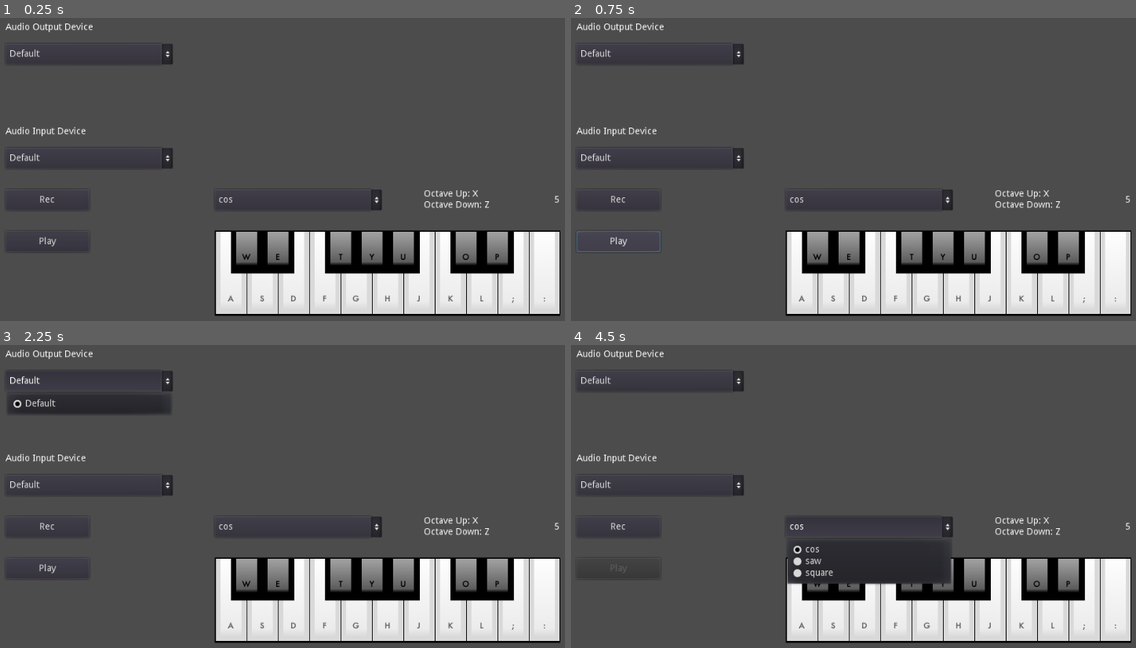
Above: before the commit, frames 1-4 (two rows, left to right).
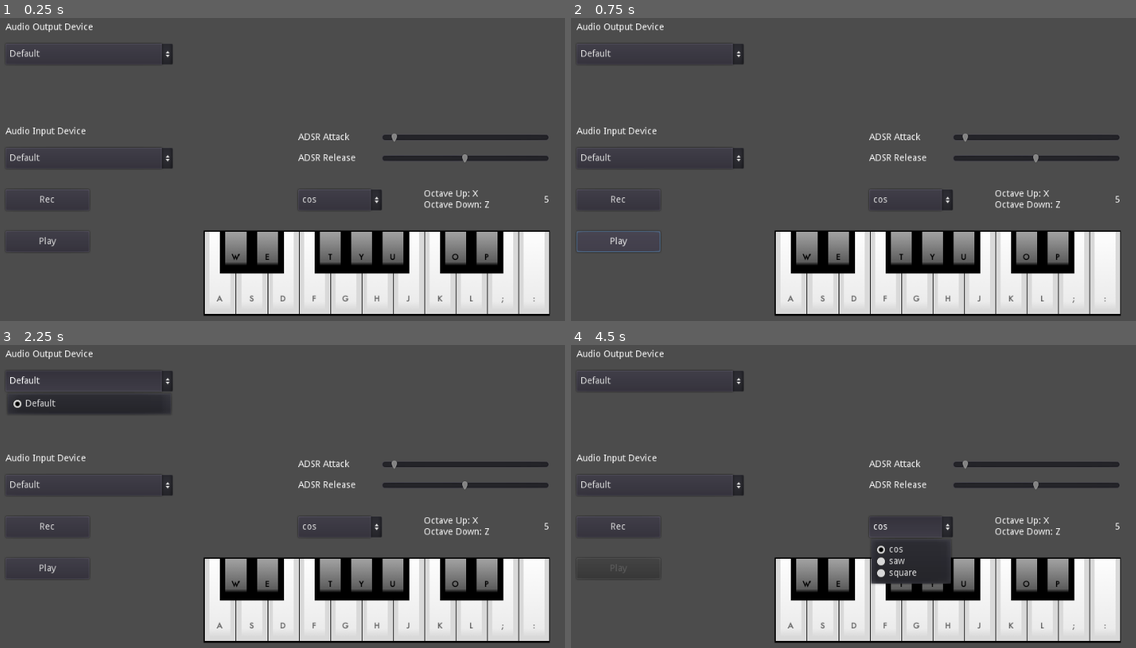
Above: after the commit, the same moments.

Repository: MizunagiKB/audiodevice_demo
Game: Godot game, scene res://main.tscn
Two runs of this game, one before a commit and one after it. Both use one fixed random seed, a clock stepped at 60 frames per second and the inputs below.
Inputs:
- Up to frame 1 (0.25 s): no input
- Up to frame 2 (0.75 s): click "Play" at 0.5 s
- Up to frame 3 (2.25 s): click "Play" at 1.25 s; click "Default" at 2 s
- Up to frame 4 (4.5 s): click "Default" at 2.75 s; click "Rec" at 3.5 s; click "cos" at 4.25 s

The runs differ from the first frame. In frame 1, 9.2% of the frame differs, in the area x 35-100%, y 37-99%; in frame 2, 9.2%; in frame 3, 9.2%; in frame 4, 9.7%.

Commit message:
Separate synth module

Diff:
--- /dev/null
+++ b/proj/class/sandbox.gd
@@ -0,0 +1,40 @@
+extends Control
+
+
+# Declare member variables here. Examples:
+# var a = 2
+# var b = "text"
+
+
+class CTest:
+    var value_1: int = 0
+    var value_2: String = ""
+    var ary_test: PoolVector2Array = PoolVector2Array()
+
+    func _init():
+        self.ary_test.resize(8)
+
+
+# Called when the node enters the scene tree for the first time.
+func _ready():
+    pass
+
+
+# Called every frame. 'delta' is the elapsed time since the previous frame.
+func test(o: CTest):
+
+    o.value_1 += 32
+    o.ary_test[0].x = 33
+    o.ary_test[0].y = 66
+
+
+func _process(delta):
+
+    var o_test: CTest = CTest.new()
+
+    o_test.value_1 = 11
+
+    test(o_test)
+
+    print(o_test.value_1)
+    print(o_test.ary_test[0])
--- /dev/null
+++ b/proj/class/sandbox.tscn
@@ -0,0 +1,11 @@
+[gd_scene load_steps=2 format=2]
+
+[ext_resource path="res://class/sandbox.gd" type="Script" id=1]
+
+[node name="sandbox" type="Control"]
+anchor_right = 1.0
+anchor_bottom = 1.0
+script = ExtResource( 1 )
+__meta__ = {
+"_edit_use_anchors_": false
+}
--- /dev/null
+++ b/proj/class/synth.gd
@@ -0,0 +1,175 @@
+extends Node
+class_name CMiniSynth
+
+
+const BASE_FREQ: float = 440.0
+const CENTER_NOTE: int = 69
+const NOTE_RANGE = 128
+const VOLUME = 0.25
+
+
+enum E_NOTE_STATUS {
+    KON_TRIG,
+    KON_KEEP,
+    KOF
+}
+
+enum E_TONE {
+    COS,
+    SAW,
+    SQUARE
+}
+
+enum E_OCTAVE_ORDER {
+    INC,
+    DEC
+}
+
+var adsr_atk: float = 0.1
+var adsr_rel: float = 0.5
+var tone_curr: int = 0
+var octave_curr: int = 5
+var list_note_status: Array = []
+
+
+class CAudioBuffer:
+
+    var buffer: PoolVector2Array = PoolVector2Array()
+
+    func resize(new_size: int) -> void:
+        self.buffer.resize(new_size)
+
+
+class CGenerator:
+    func generate(deg: float) -> float:
+        return 0.0
+
+class CGeneratorCos:
+    extends CGenerator
+    func generate(deg: float) -> float:
+        return cos(deg2rad(deg))
+
+class CGeneratorSaw:
+    extends CGenerator
+    func generate(deg: float) -> float:
+        return (((int(deg) % 180) / 180.0) - 0.5) * 2
+
+class CGeneratorSquare:
+    extends CGenerator
+    func generate(deg: float) -> float:
+        var v = (((int(deg) % 180) / 180.0) - 0.5) * 2
+        if v > 0:
+            v = 1.0
+        else:
+            v = -1.0
+        return v
+
+
+class CSynth:
+
+    var e_status: int = E_NOTE_STATUS.KOF
+    var note: int = 0
+    var step: int = 0
+    var elapse_time: float = 0.0
+    var release_time: float = 9999.0
+
+    var attack: float = 0.2
+    var release: float = 0.5
+
+    func _init(new_note: int):
+        self.note = new_note
+
+    func calc():
+        if self.e_status == E_NOTE_STATUS.KOF:
+            return 1.0 - min(self.release_time / self.release, 1.0)
+        else:
+            return min(self.elapse_time / self.attack, 1.0)
+
+    func kon():
+        if self.e_status == E_NOTE_STATUS.KOF:
+            self.e_status = E_NOTE_STATUS.KON_TRIG
+            self.release_time = 0.0
+            self.elapse_time = 0.0
+            self.step = 0
+
+    func kof():
+        self.e_status = E_NOTE_STATUS.KOF
+
+    func update(dtime: float, buf: CAudioBuffer, o_generator: CGenerator) -> void:
+
+        if self.e_status == E_NOTE_STATUS.KOF:
+            if self.release_time > self.release:
+                return
+            else:
+                self.release_time += dtime
+
+        elif self.e_status == E_NOTE_STATUS.KON_TRIG:
+            self.e_status = E_NOTE_STATUS.KON_KEEP
+
+        var freq: float = BASE_FREQ * pow(2, (self.note - CENTER_NOTE) / 12.0)
+        var deg: float = (360.0 / 44000.0) * freq
+
+        var v: float = 0.0
+        for n in range(buf.buffer.size()):
+            # var s = self.step + (cos(deg * self.step / 2000) * 90)
+            v = o_generator.generate(deg * self.step)
+            v *= self.calc()
+            v *= VOLUME
+            buf.buffer[n] += Vector2(v, v)
+            self.step += 1
+
+        self.elapse_time += dtime
+
+
+func write_note_status(note_v: int, note_trig: bool) -> void:
+
+    var target_note: int = (octave_curr * 12) + note_v
+
+    assert(target_note > -1)
+    assert(target_note < 128)
+
+    if note_trig == true:
+        list_note_status[target_note].kon()
+    else:
+        list_note_status[target_note].kof()
+
+
+func change_octave(e_octave_order: int) -> void:
+
+    for o in list_note_status:
+        var o_synth: CSynth = o
+        if o_synth.e_status != E_NOTE_STATUS.KOF:
+            return
+
+    match e_octave_order:
+        E_OCTAVE_ORDER.INC:
+            octave_curr += 1
+        E_OCTAVE_ORDER.DEC:
+            octave_curr -= 1
+
+    octave_curr = clamp(octave_curr, -1, 6)
+
+
+func update(dtime: float, buf: CAudioBuffer):
+
+    var o_generator: CGenerator = null
+
+    match tone_curr:
+        E_TONE.COS:
+            o_generator = CGeneratorCos.new()
+        E_TONE.SAW:
+            o_generator = CGeneratorSaw.new()
+        E_TONE.SQUARE:
+            o_generator = CGeneratorSquare.new()
+
+    for o in list_note_status:
+        var o_synth: CSynth = o
+        o_synth.attack = adsr_atk
+        o_synth.release = adsr_rel
+        o_synth.update(dtime, buf, o_generator)
+
+
+func _init():
+
+    for n in range(NOTE_RANGE):
+        list_note_status.append(CSynth.new(n))
--- /dev/null
+++ b/proj/class/synth.tscn
@@ -0,0 +1,6 @@
+[gd_scene load_steps=2 format=2]
+
+[ext_resource path="res://class/synth.gd" type="Script" id=1]
+
+[node name="synth" type="Node"]
+script = ExtResource( 1 )
--- a/proj/main.gd
+++ b/proj/main.gd
@@ -1,124 +1,12 @@
 extends Control
 
-
-const BASE_FREQ: float = 440.0
-const CENTER_NOTE: int = 69
-const NOTE_RANGE = 128
-const VOLUME = 0.25
-
-enum E_NOTE_STATUS {
-    KON_TRIG,
-    KON_KEEP,
-    KOF
-}
-
-enum E_TONE {
-    COS,
-    SAW,
-    SQUARE
-}
-
-enum E_OCTAVE_ORDER {
-    INC,
-    DEC
-}
-
-var list_note_status: Array = []
-var octave_curr: int = 5
-var tone_curr: int = 0
-
-
-class CNote:
-
-    var e_status = E_NOTE_STATUS.KOF
-    var step: int = 0
-    var note: int = 0
-
-    func _init(new_note: int):
-        self.note = new_note
-
-    func kon():
-        self.e_status = E_NOTE_STATUS.KON_TRIG
-
-    func kof():
-        self.e_status = E_NOTE_STATUS.KOF
-        self.step = 0
-
-    func gen_cos(r: float) -> float:
-        return cos(deg2rad(r))
-
-    func gen_saw(r: float) -> float:
-        var v = (((int(r) % 180) / 180.0) - 0.5) * 2
-
-        return v
-
-    func gen_square(r: float) -> float:
-        var v = (((int(r) % 180) / 180.0) - 0.5) * 2
-        if v > 0:
-            v = 1
-        else:
-            v = -1
-        return v
-
-    func update(tone: int, w_buffer: PoolVector2Array) -> PoolVector2Array:
-
-        if self.e_status == E_NOTE_STATUS.KOF:
-            return w_buffer
-        elif self.e_status == E_NOTE_STATUS.KON_TRIG:
-            self.e_status = E_NOTE_STATUS.KON_KEEP
-
-        var freq: float = BASE_FREQ * pow(2, (self.note - CENTER_NOTE) / 12.0)
-
-        freq = (360.0 / 44000.0) * freq
-
-        var v: float = 0.0
-        for n in range(w_buffer.size()):
-            match tone:
-                E_TONE.COS:
-                    v = gen_cos(freq * step)
-                E_TONE.SAW:
-                    v = gen_saw(freq * step)
-                E_TONE.SQUARE:
-                    v = gen_square(freq * step)
-            w_buffer[n] += Vector2(v * VOLUME, v * VOLUME)
-            self.step += 1
-
-        return w_buffer
 
 
 var stream_playback: AudioStreamGeneratorPlayback = null
 var mic_device: AudioEffectRecord = null
 var recording_data: AudioStreamSample = null
 
-
-func write_note_status(note_v: int, note_trig: bool) -> void:
-
-    var e_status = E_NOTE_STATUS.KOF
-    var target_note: int = (octave_curr * 12) + note_v
-
-    assert(target_note > -1)
-    assert(target_note < 128)
-
-    if note_trig == true:
-        list_note_status[target_note].kon()
-    else:
-        list_note_status[target_note].kof()
-
-
-func change_octave(e_octave_order: int) -> void:
-
-    for o in list_note_status:
-        var o_note: CNote = o
-        if o_note.e_status != E_NOTE_STATUS.KOF:
-            return
-
-    match e_octave_order:
-        E_OCTAVE_ORDER.INC:
-            octave_curr += 1
-        E_OCTAVE_ORDER.DEC:
-            octave_curr -= 1
-
-    octave_curr = clamp(octave_curr, -1, 6)
+var o_synth: CMiniSynth
 
 
 func _ready():
@@ -135,13 +23,15 @@
         $btn_audio_i.add_item(list_item[idx], idx)
     $btn_audio_i.select(0)
 
-    for n in range(NOTE_RANGE):
-        list_note_status.append(CNote.new(n))
-
     stream_playback = $stream_player.get_stream_playback()
 
     var idx = AudioServer.get_bus_index("Record")
     mic_device = AudioServer.get_bus_effect(idx, 0)
+
+    o_synth = CMiniSynth.new()
+
+    o_synth.adsr_atk = $slider_atk.value
+    o_synth.adsr_rel = $slider_rel.value
 
     $stream_player.play()
 
@@ -150,46 +40,43 @@
 
     if event is InputEventKey:
         match event.scancode:
-            KEY_A: write_note_status(0, event.pressed)
-            KEY_W: write_note_status(1, event.pressed)
-            KEY_S: write_note_status(2, event.pressed)
-            KEY_E: write_note_status(3, event.pressed)
-            KEY_D: write_note_status(4, event.pressed)
-            KEY_F: write_note_status(5, event.pressed)
-            KEY_T: write_note_status(6, event.pressed)
-            KEY_G: write_note_status(7, event.pressed)
-            KEY_Y: write_note_status(8, event.pressed)
-            KEY_H: write_note_status(9, event.pressed)
-            KEY_U: write_note_status(10, event.pressed)
-            KEY_J: write_note_status(11, event.pressed)
-            KEY_K: write_note_status(12, event.pressed)
-            KEY_O: write_note_status(13, event.pressed)
-            KEY_L: write_note_status(14, event.pressed)
-            KEY_P: write_note_status(15, event.pressed)
-            KEY_SEMICOLON: write_note_status(16, event.pressed)
-            KEY_COLON: write_note_status(17, event.pressed)
+            KEY_A: o_synth.write_note_status(0, event.pressed)
+            KEY_W: o_synth.write_note_status(1, event.pressed)
+            KEY_S: o_synth.write_note_status(2, event.pressed)
+            KEY_E: o_synth.write_note_status(3, event.pressed)
+            KEY_D: o_synth.write_note_status(4, event.pressed)
+            KEY_F: o_synth.write_note_status(5, event.pressed)
+            KEY_T: o_synth.write_note_status(6, event.pressed)
+            KEY_G: o_synth.write_note_status(7, event.pressed)
+            KEY_Y: o_synth.write_note_status(8, event.pressed)
+            KEY_H: o_synth.write_note_status(9, event.pressed)
+            KEY_U: o_synth.write_note_status(10, event.pressed)
+            KEY_J: o_synth.write_note_status(11, event.pressed)
+            KEY_K: o_synth.write_note_status(12, event.pressed)
+            KEY_O: o_synth.write_note_status(13, event.pressed)
+            KEY_L: o_synth.write_note_status(14, event.pressed)
+            KEY_P: o_synth.write_note_status(15, event.pressed)
+            KEY_SEMICOLON: o_synth.write_note_status(16, event.pressed)
+            KEY_COLON: o_synth.write_note_status(17, event.pressed)
 
     if event.is_action_released("octave_inc"):
-        change_octave(E_OCTAVE_ORDER.INC)
+        o_synth.change_octave(CMiniSynth.E_OCTAVE_ORDER.INC)
     if event.is_action_released("octave_dec"):
-        change_octave(E_OCTAVE_ORDER.DEC)
+        o_synth.change_octave(CMiniSynth.E_OCTAVE_ORDER.DEC)
 
 
 func _process(delta):
 
     var frame_size = stream_playback.get_frames_available()
+    var buf = CMiniSynth.CAudioBuffer.new()
 
-    var w_buffer = PoolVector2Array()
+    buf.resize(frame_size)
 
-    w_buffer.resize(frame_size)
+    o_synth.update(delta, buf)
 
-    for o in list_note_status:
-        var o_note: CNote = o
-        w_buffer = o_note.update(tone_curr, w_buffer)
+    stream_playback.push_buffer(buf.buffer)
 
-    stream_playback.push_buffer(w_buffer)
-
-    $lbl_octave.text = str(octave_curr)
+    $lbl_octave.text = str(o_synth.octave_curr)
 
 
 func _on_btn_audio_o_item_selected(id):
@@ -227,4 +114,12 @@
 
 
 func _on_bnt_tone_item_selected(id):
-    tone_curr = id
+    o_synth.tone_curr = id
+
+
+func _on_slider_atk_value_changed(value):
+    o_synth.adsr_atk = value
+
+
+func _on_slider_rel_value_changed(value):
+    o_synth.adsr_rel = value
--- a/proj/main.tscn
+++ b/proj/main.tscn
@@ -97,7 +97,7 @@
 }
 
 [node name="bnt_tone" type="OptionButton" parent="."]
-margin_left = 384.0
+margin_left = 512.0
 margin_top = 288.0
 margin_right = 640.0
 margin_bottom = 320.0
@@ -109,9 +109,9 @@
 }
 
 [node name="lbl_octave" type="Label" parent="."]
-margin_left = 872.0
+margin_left = 856.0
 margin_top = 288.0
-margin_right = 912.0
+margin_right = 896.0
 margin_bottom = 320.0
 text = "X"
 align = 2
@@ -121,10 +121,60 @@
 }
 
 [node name="note" type="Sprite" parent="."]
-position = Vector2( 648, 416 )
+position = Vector2( 632, 416 )
 texture = ExtResource( 2 )
+
+[node name="lbl_atk" type="Label" parent="."]
+margin_left = 512.0
+margin_top = 192.0
+margin_right = 640.0
+margin_bottom = 224.0
+text = "ADSR Attack"
+valign = 1
+__meta__ = {
+"_edit_use_anchors_": false
+}
+
+[node name="slider_atk" type="HSlider" parent="."]
+margin_left = 640.0
+margin_top = 192.0
+margin_right = 896.0
+margin_bottom = 224.0
+min_value = 0.001
+max_value = 2.0
+step = 0.1
+value = 0.1
+__meta__ = {
+"_edit_use_anchors_": false
+}
+
+[node name="lbl_rel" type="Label" parent="."]
+margin_left = 512.0
+margin_top = 224.0
+margin_right = 640.0
+margin_bottom = 256.0
+text = "ADSR Release"
+valign = 1
+__meta__ = {
+"_edit_use_anchors_": false
+}
+
+[node name="slider_rel" type="HSlider" parent="."]
+margin_left = 640.0
+margin_top = 224.0
+margin_right = 896.0
+margin_bottom = 256.0
+min_value = 0.001
+max_value = 1.0
+step = 0.1
+value = 0.5
+__meta__ = {
+"_edit_use_anchors_": false
+}
 [connection signal="item_selected" from="btn_audio_o" to="." method="_on_btn_audio_o_item_selected"]
 [connection signal="item_selected" from="btn_audio_i" to="." method="_on_btn_audio_i_item_selected"]
 [connection signal="pressed" from="btn_rec" to="." method="_on_btn_rec_pressed"]
 [connection signal="pressed" from="btn_play" to="." method="_on_btn_play_pressed"]
 [connection signal="item_selected" from="bnt_tone" to="." method="_on_bnt_tone_item_selected"]
+[connection signal="value_changed" from="slider_atk" to="." method="_on_slider_atk_value_changed"]
+[connection signal="value_changed" from="slider_rel" to="." method="_on_slider_rel_value_changed"]
--- a/proj/project.godot
+++ b/proj/project.godot
@@ -8,9 +8,14 @@
 
 config_version=4
 
-_global_script_classes=[  ]
+_global_script_classes=[ {
+"base": "Node",
+"class": "CMiniSynth",
+"language": "GDScript",
+"path": "res://class/synth.gd"
+} ]
 _global_script_class_icons={
-
+"CMiniSynth": ""
 }
 
 [application]
